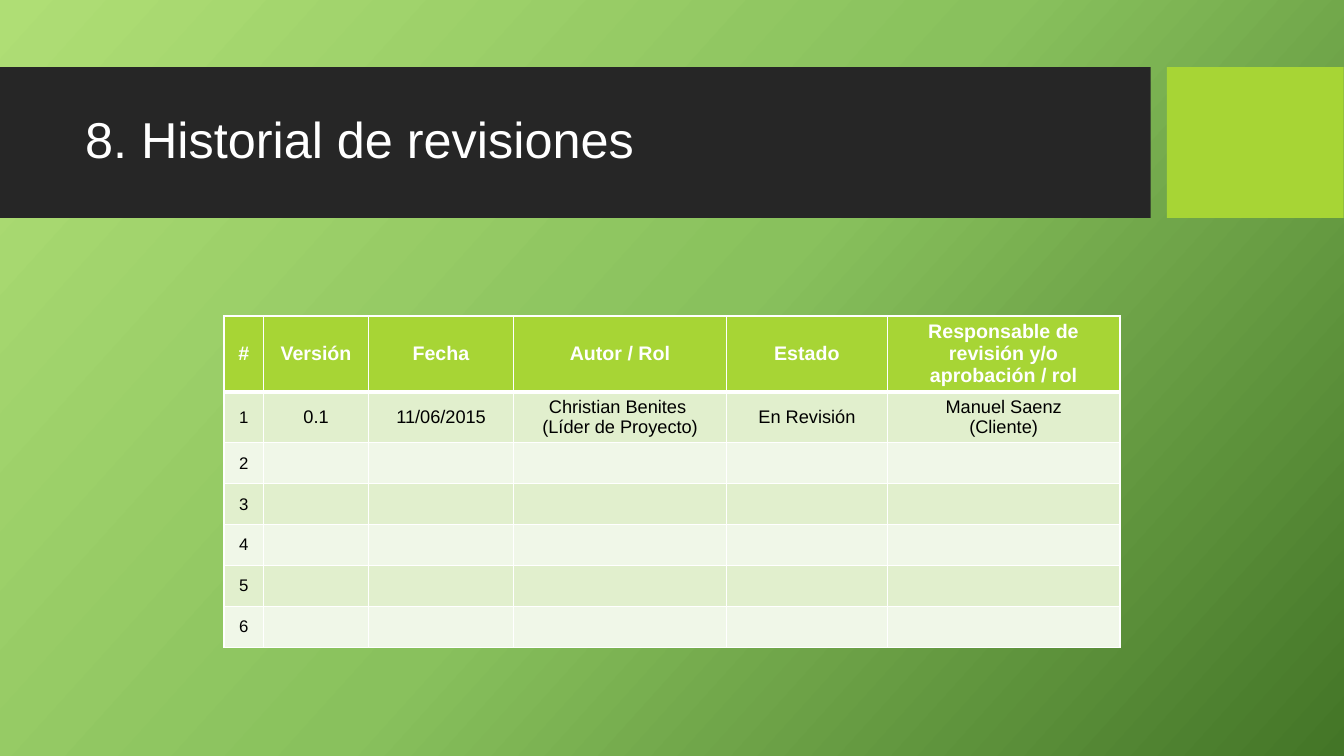
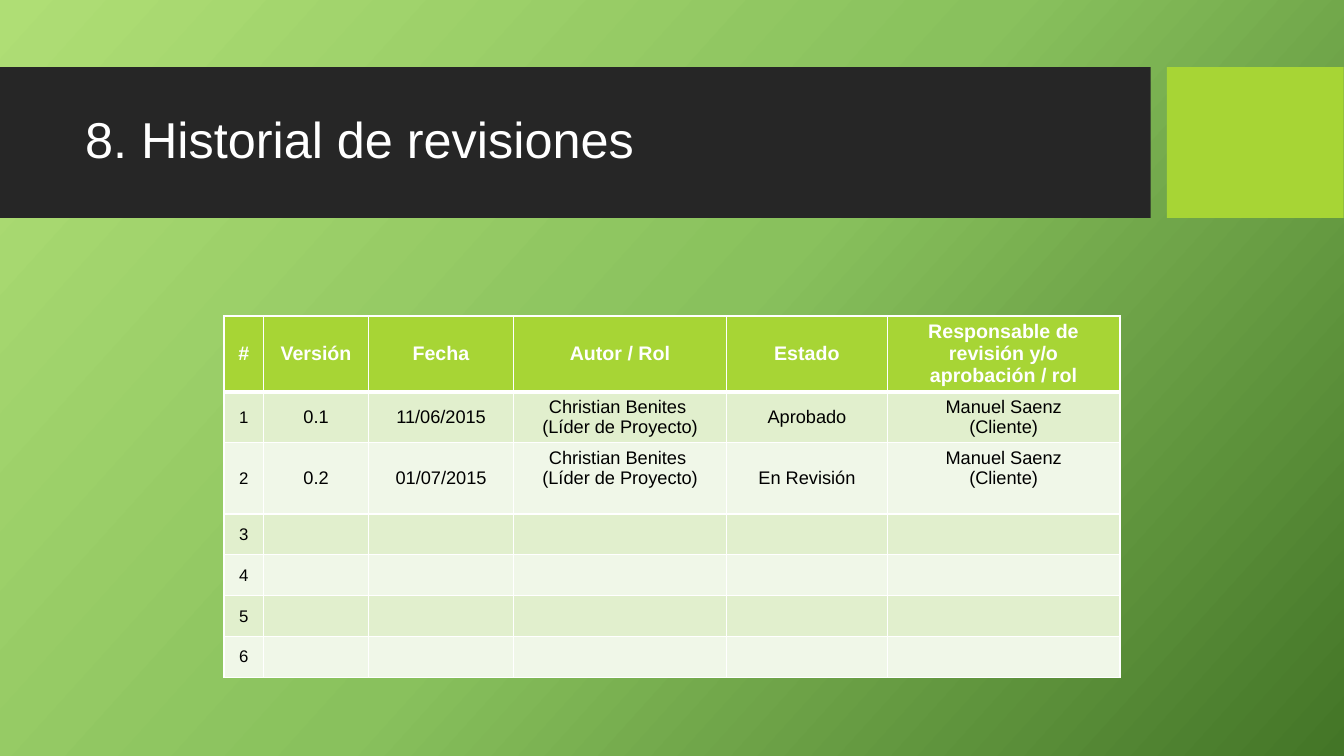
Before and after one commit to cjbensan/sistema-facturacion-inventario, a slide deck: slide 14 of CMMI-Nivel-2/REQM/PGCREQM_0.1_2015.pptx. Drawn at 1344x756 pixels with LibreOffice and Linux fonts; fonts in the diff are those of the drawing; background and template pictures are left out. Boxes give left, top, right and bottom in pixels: in the first picture for what was removed or moved away, otherwise in the second. Text is boxed around its words. In the diff, an @@ line names an element or a change of style, - is before the commit and + after.

```diff
--- a/CMMI-Nivel-2/REQM/PGCREQM_0.1_2015.pptx
+++ b/CMMI-Nivel-2/REQM/PGCREQM_0.1_2015.pptx
@@ table at box(224, 316, 1119, 690) @@
-row 2, column 5: En Revisión
+row 2, column 5: Aprobado
-row 3: 2 |  |  |  |  | 
+row 3: 2 | 0.2 | 01/07/2015 | Christian Benites / (Líder de Proyecto) | En Revisión | Manuel Saenz / (Cliente)
```
Also in this commit, not shown: 11 other files.
